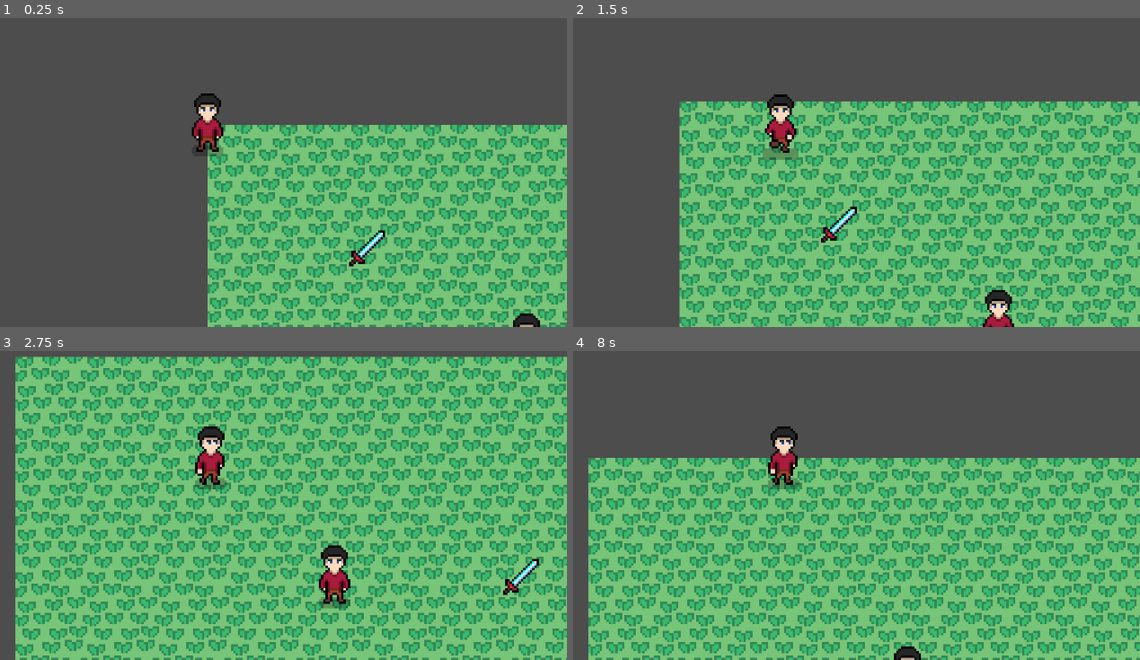
Above: before the commit, frames 1-4 (two rows, left to right).
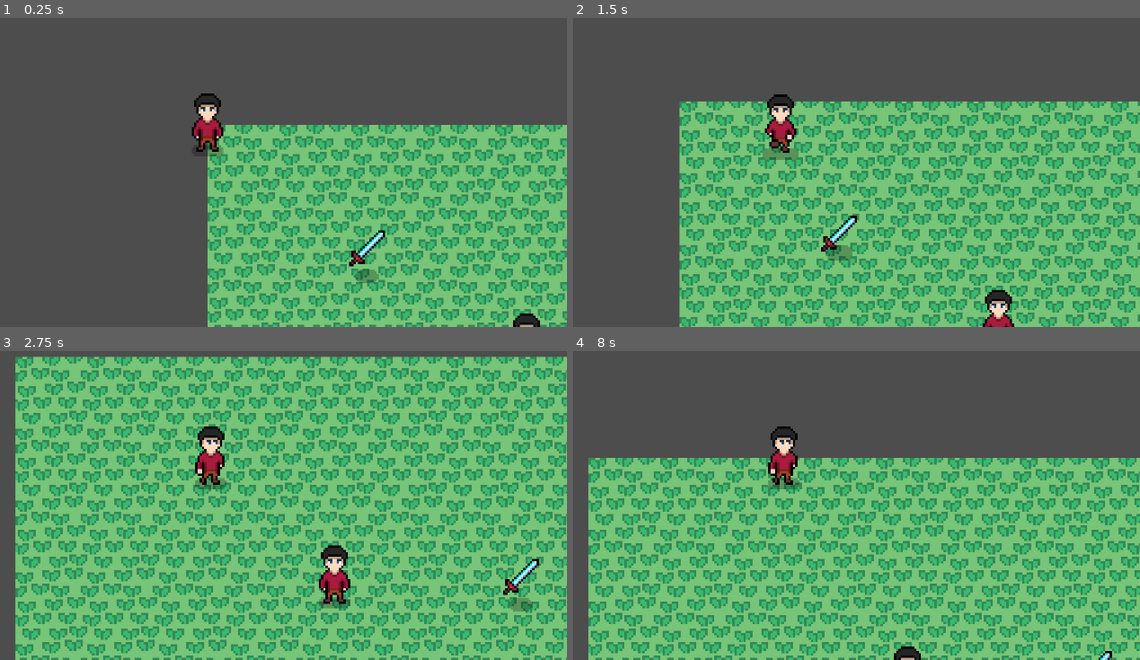
Above: after the commit, the same moments.

Repository: QuocKhangDA22TTD/rpg_game
Game: Godot game, scene res://scenes/demo.tscn
Same seed, same stepped clock (60 frames per second), same inputs: the game is played once before the commit and once after it.
Inputs:
- Up to frame 1 (0.25 s): no input
- Up to frame 2 (1.5 s): hold Right (ui_right) 0.53-1.28 s; hold Down (ui_down) from 1.28 s (still down)
- Up to frame 3 (2.75 s): release Down (ui_down) at 2.03 s; hold Right (ui_right) from 2.03 s (still down)
- Up to frame 4 (8 s): release Right (ui_right) at 2.78 s; hold Up (ui_up) 2.78-3.53 s; hold Left (ui_left) 3.53-5.03 s; hold Down (ui_down) 5.03-5.78 s; hold Right (ui_right) 5.78-6.53 s; hold Up (ui_up) 6.53-7.28 s; hold Right (ui_right) from 7.28 s (still down)

The runs differ from the first frame. In frame 1, 0.2% of the frame differs, in the area x 62-67%, y 81-86%; in frame 2, 0.6%, in the area x 43-51%, y 61-79%; in frame 3, 0.2%; in frame 4, less than 0.1%.

Commit message:
thêm node AnimationPlayer vào scene item_drop và tạo animation floating cho sprite item, thêm vào sprite shadow và tạo animaiton cho sprite shadow.

Diff:
--- a/scenes/inventory/item_drop.tscn
+++ b/scenes/inventory/item_drop.tscn
@@ -1,9 +1,72 @@
 [gd_scene format=3 uid="uid://cfvxrdmvfuaw"]
 
 [ext_resource type="Script" uid="uid://cvey8xi6ctslx" path="res://scripts/inventory/item_drop.gd" id="1_e8wxw"]
+[ext_resource type="Texture2D" uid="uid://dbwh600ajych5" path="res://assets/item_shadow.png" id="2_gmw1w"]
 
 [sub_resource type="CircleShape2D" id="CircleShape2D_06m3a"]
 radius = 32.0
+
+[sub_resource type="Animation" id="Animation_cdcry"]
+length = 0.001
+tracks/0/type = "value"
+tracks/0/imported = false
+tracks/0/enabled = true
+tracks/0/path = NodePath("Sprite2D:position")
+tracks/0/interp = 1
+tracks/0/loop_wrap = true
+tracks/0/keys = {
+"times": PackedFloat32Array(0),
+"transitions": PackedFloat32Array(1),
+"update": 0,
+"values": [Vector2(0, 0)]
+}
+tracks/1/type = "value"
+tracks/1/imported = false
+tracks/1/enabled = true
+tracks/1/path = NodePath("Shadow:scale")
+tracks/1/interp = 1
+tracks/1/loop_wrap = true
+tracks/1/keys = {
+"times": PackedFloat32Array(0),
+"transitions": PackedFloat32Array(1),
+"update": 0,
+"values": [Vector2(1, 1)]
+}
+
+[sub_resource type="Animation" id="Animation_gmw1w"]
+resource_name = "floating"
+length = 0.5
+loop_mode = 2
+tracks/0/type = "value"
+tracks/0/imported = false
+tracks/0/enabled = true
+tracks/0/path = NodePath("Sprite2D:position")
+tracks/0/interp = 1
+tracks/0/loop_wrap = true
+tracks/0/keys = {
+"times": PackedFloat32Array(0, 0.5),
+"transitions": PackedFloat32Array(-2, -2),
+"update": 0,
+"values": [Vector2(0, -4), Vector2(0, 4)]
+}
+tracks/1/type = "value"
+tracks/1/imported = false
+tracks/1/enabled = true
+tracks/1/path = NodePath("Shadow:scale")
+tracks/1/interp = 1
+tracks/1/loop_wrap = true
+tracks/1/keys = {
+"times": PackedFloat32Array(0, 0.5),
+"transitions": PackedFloat32Array(-2, -2),
+"update": 0,
+"values": [Vector2(0.75, 0.75), Vector2(1, 1)]
+}
+
+[sub_resource type="AnimationLibrary" id="AnimationLibrary_sojm4"]
+_data = {
+&"RESET": SubResource("Animation_cdcry"),
+&"floating": SubResource("Animation_gmw1w")
+}
 
 [node name="ItemDrop" type="Node2D" unique_id=1534783335]
 script = ExtResource("1_e8wxw")
@@ -14,3 +77,11 @@
 
 [node name="CollisionShape2D" type="CollisionShape2D" parent="Area2D" unique_id=1429016019]
 shape = SubResource("CircleShape2D_06m3a")
+
+[node name="AnimationPlayer" type="AnimationPlayer" parent="." unique_id=786635733]
+libraries/ = SubResource("AnimationLibrary_sojm4")
+autoplay = &"floating"
+
+[node name="Shadow" type="Sprite2D" parent="." unique_id=1242481922]
+position = Vector2(0, 12)
+texture = ExtResource("2_gmw1w")
Binary file added: assets/item_shadow.png
Not shown, added: assets/item_shadow.png.import
Not shown, added: assets/item_shadow.png~
